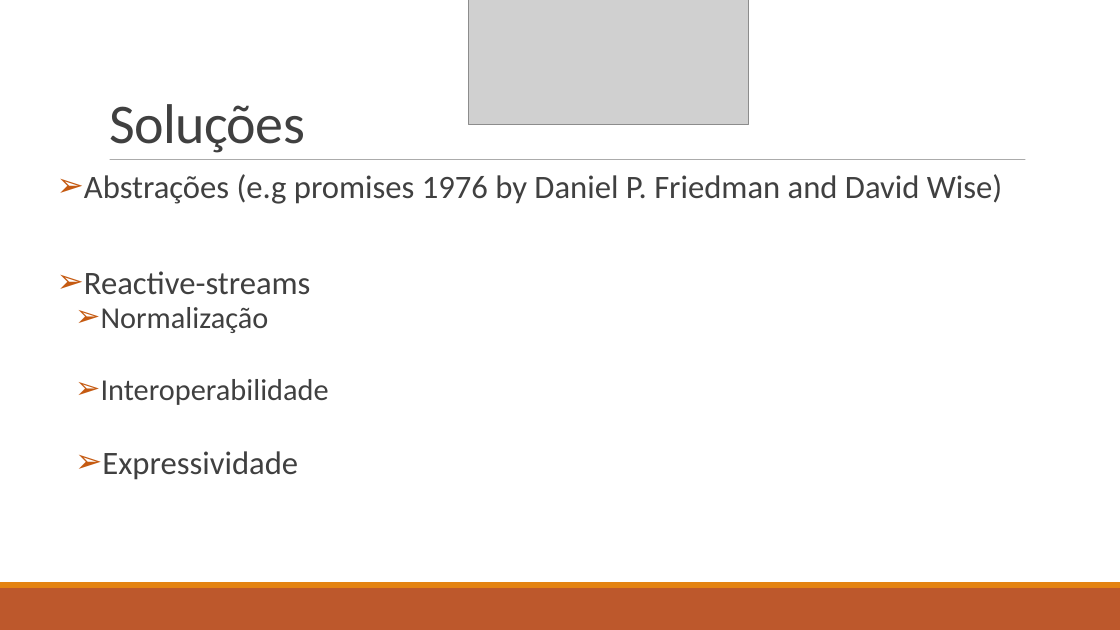
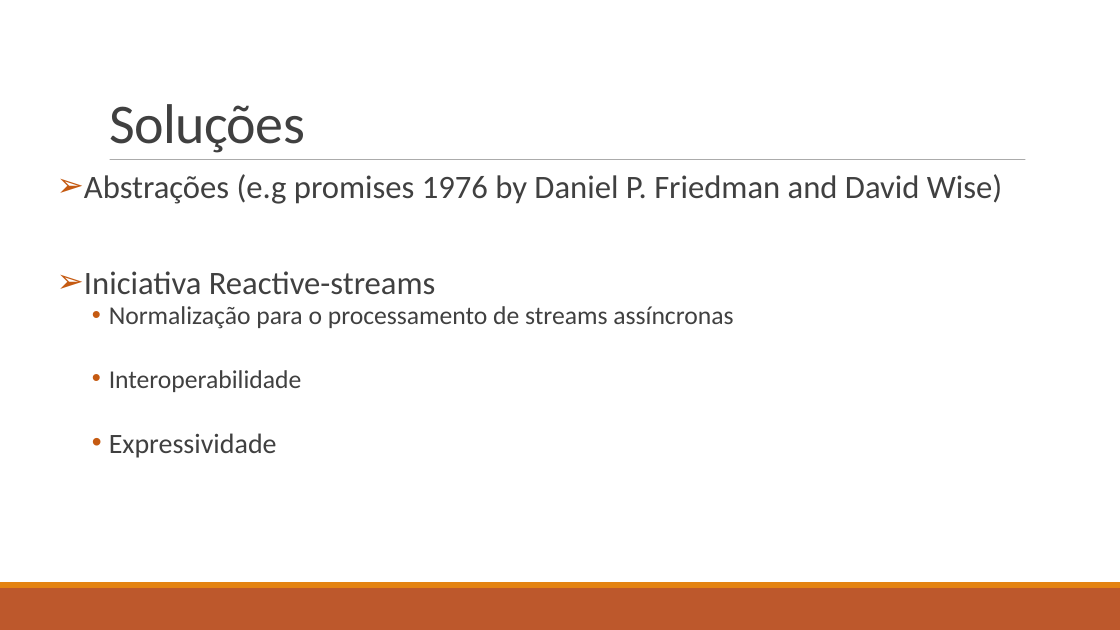
Before and after one commit to isel-sw-projects/2021-asyncio-pipelines, a slide deck: slide 4 of From asynchronous IO to reactive stream pipelines.ppt.odp. Drawn at 1120x630 pixels with LibreOffice and Linux fonts; fonts in the diff are those of the drawing; grey boxes stand for pictures. Boxes give left, top, right and bottom in pixels: in the first picture for what was removed or moved away, otherwise in the second. Text is boxed around its words. In the diff, an @@ line names an element or a change of style, - is before the commit and + after.

```diff
--- a/From asynchronous IO to reactive stream pipelines.ppt.odp
+++ b/From asynchronous IO to reactive stream pipelines.ppt.odp
@@ picture removed at <box>469,0,749,125</box> @@
@@ text at <box>84,271,733,329</box>: text changed; size 28 to 22 pt @@
-➢ Reactive-streams
-  ➢ Normalização
+➢ Iniciativa Reactive-streams
+    • Normalização para o processamento de streams assíncronas
@@ text at <box>109,370,302,458</box>: size 26 to 22 pt in "Interoperabilidade"; size 28 to 24 pt in "Expressividade"; bullet ➢ to •; list level 2 to 3 in "Interoperabilidade"; list level 2 to 3 in "Expressividade" @@
```
Also in this commit, not shown: 3 other slides changed, 2 slides added, 6 slides removed.
